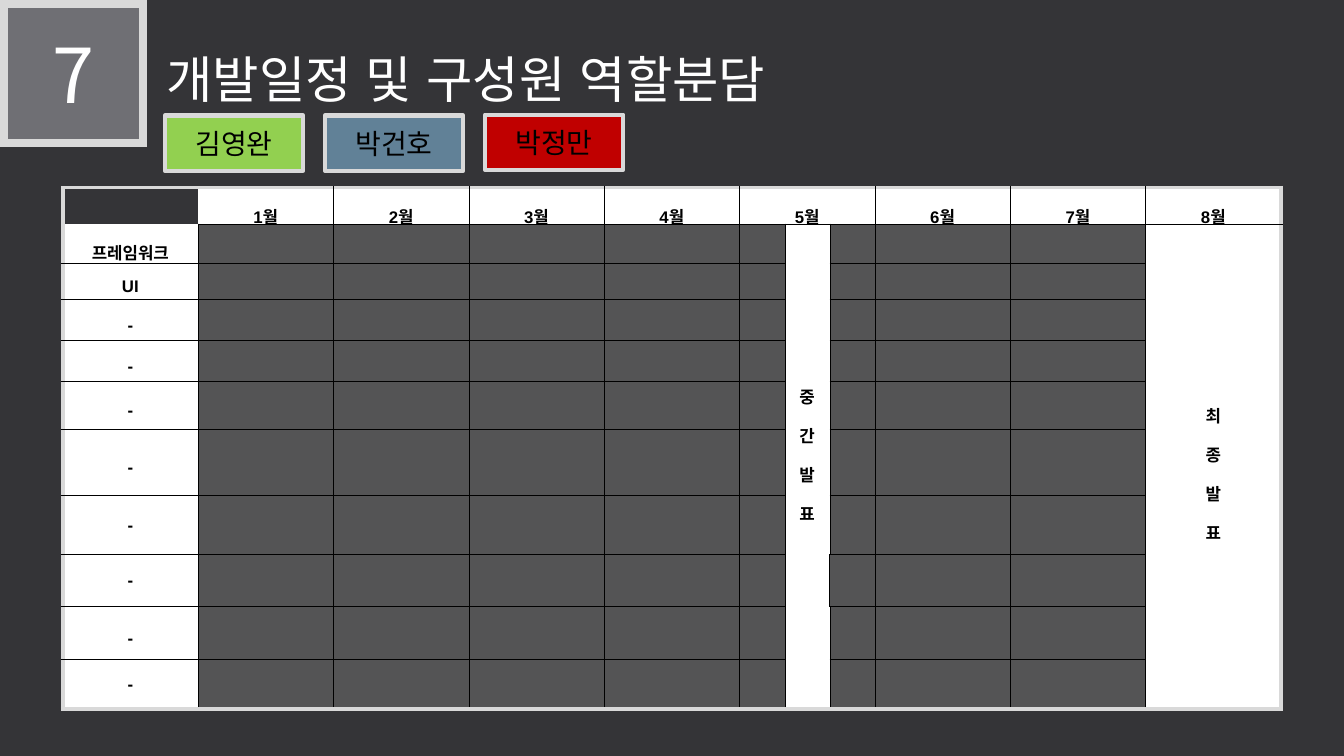
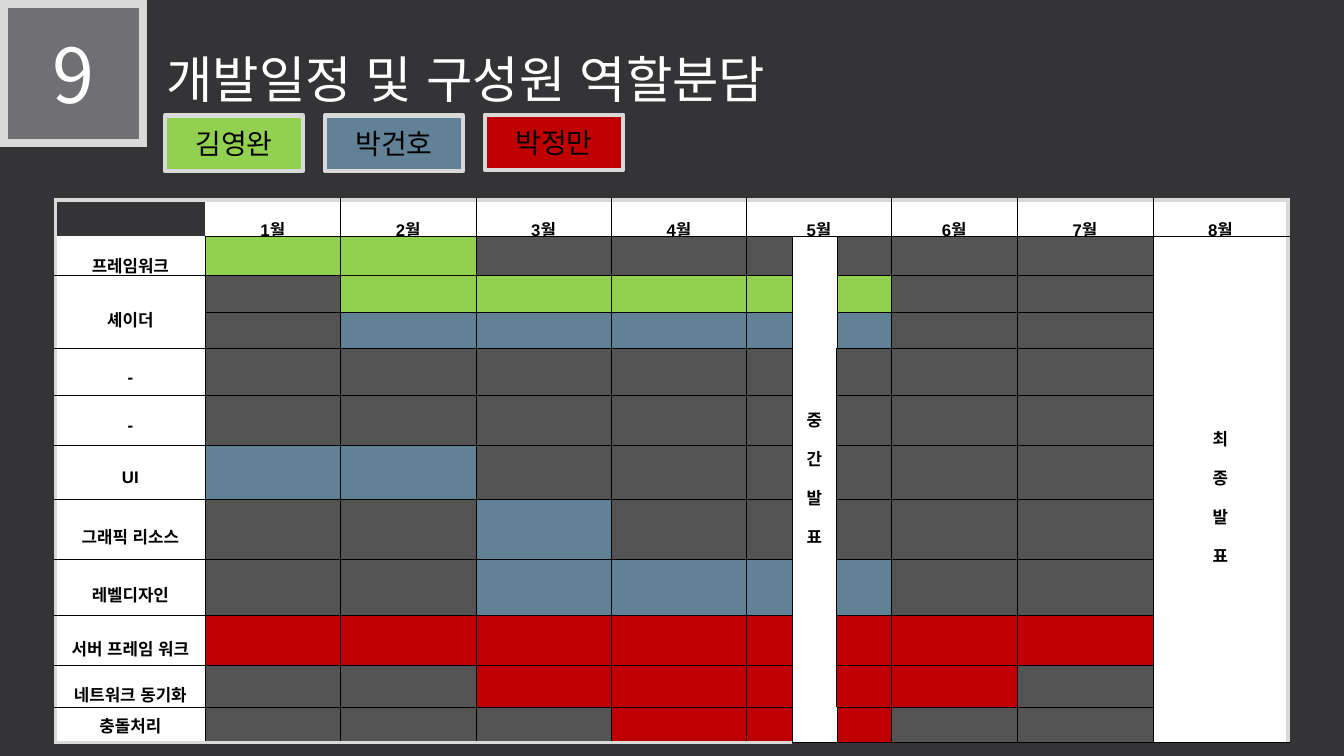
Before and after one commit to LEGO0937/Our_Project, a slide deck: slide 14 of 기획단계/졸작 제안서_α.pptx (slide 12 before the commit). Drawn at 1344x756 pixels with LibreOffice and Linux fonts; fonts in the diff are those of the drawing. Boxes give left, top, right and bottom in pixels: in the first picture for what was removed or moved away, otherwise in the second. Text is boxed around its words. In the diff, an @@ line names an element or a change of style, - is before the commit and + after.

```diff
--- a/기획단계/졸작 제안서_α.pptx
+++ b/기획단계/졸작 제안서_α.pptx
@@ text in rectangle at (53, 46, 95, 104): text changed @@
-7
+9
@@ table at (55, 201, 1287, 742) @@
-row 3: UI |  |  |  |  |  |  |  |  |  | 
+row 3: 셰이더 |  |  |  |  |  |  |  |  |  | 
+row 4:  |  |  |  |  |  |  |  |  |  | 
-row 7, column 1: -
+row 7, column 1: UI
-row 8, column 1: -
+row 8, column 1: 그래픽 리소스
-row 9, column 1: -
+row 9, column 1: 레벨디자인
-row 10, column 1: -
+row 10, column 1: 서버 프레임 워크
-row 11, column 1: -
+row 11, column 1: 네트워크 동기화
-row 12, column 1: -
+row 12, column 1: 충돌처리
@@ table: place and size @@
-table at (63, 188, 1279, 707)
+table at (55, 201, 1287, 742)
```
Also in this commit, not shown: 4 other slides changed, 2 slides added.
